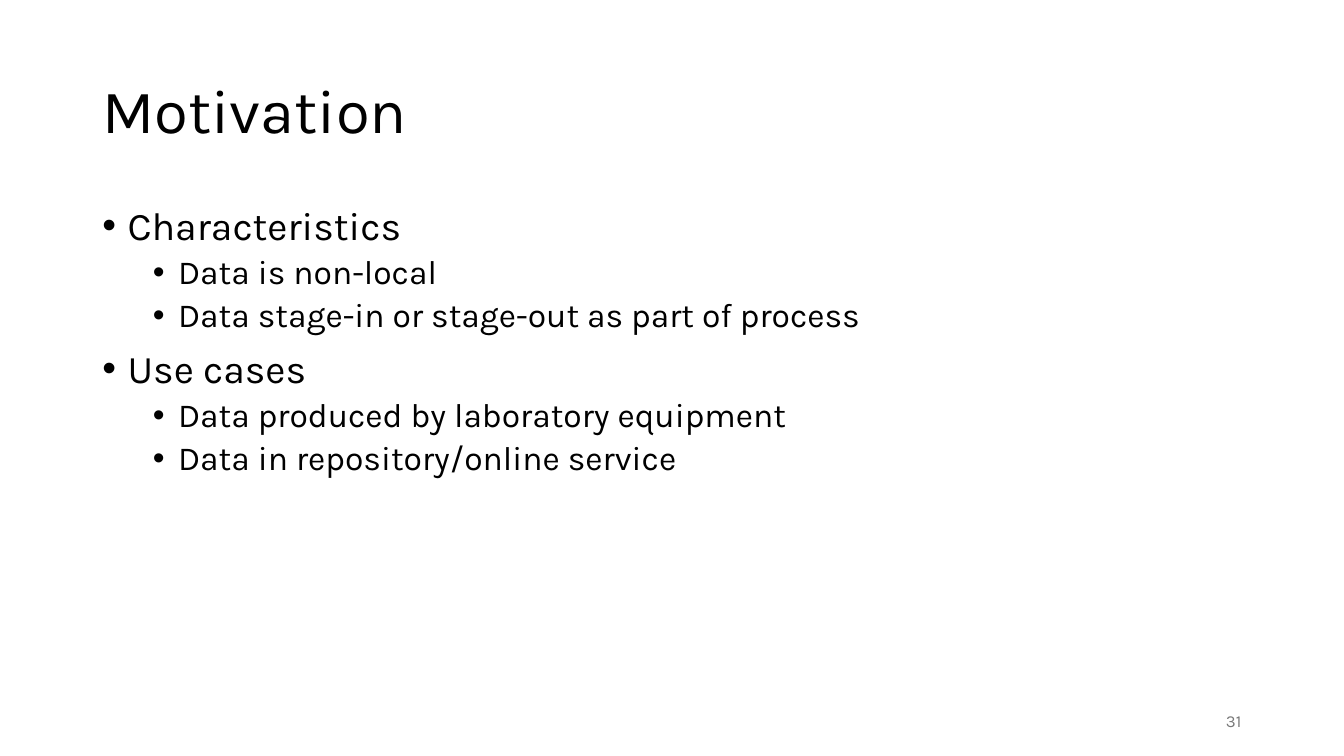
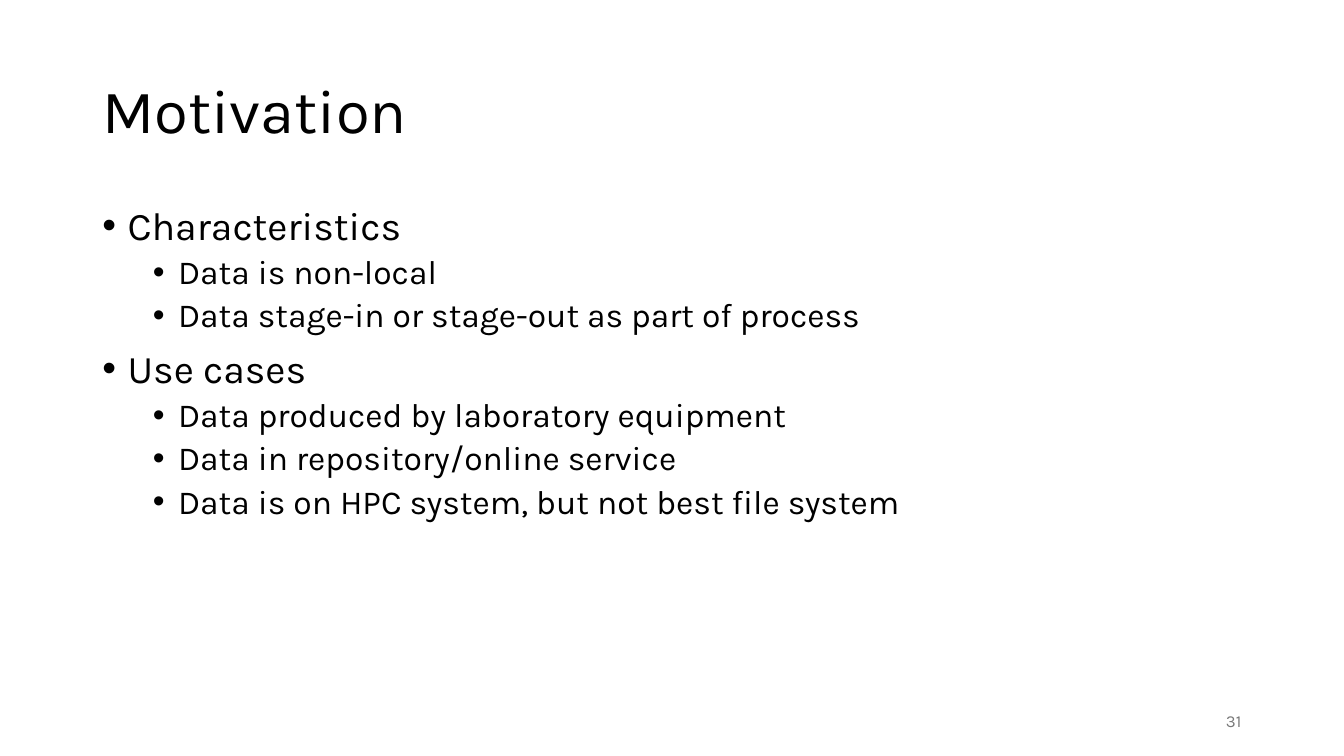
Before and after one commit to gjbex/Workflows-for-HPC, a slide deck: slide 31 of workflow_for_HPC.pptx. Drawn at 1344x756 pixels with LibreOffice and Linux fonts; fonts in the diff are those of the drawing. Boxes give left, top, right and bottom in pixels: in the first picture for what was removed or moved away, otherwise in the second. Text is boxed around its words. In the diff, an @@ line names an element or a change of style, - is before the commit and + after.

```diff
--- a/workflow_for_HPC.pptx
+++ b/workflow_for_HPC.pptx
@@ text at <box>178,491,900,522</box>: paragraph added @@
+  • Data is on HPC system, but not best file system
```
Also in this commit, not shown: 7 other slides changed.
